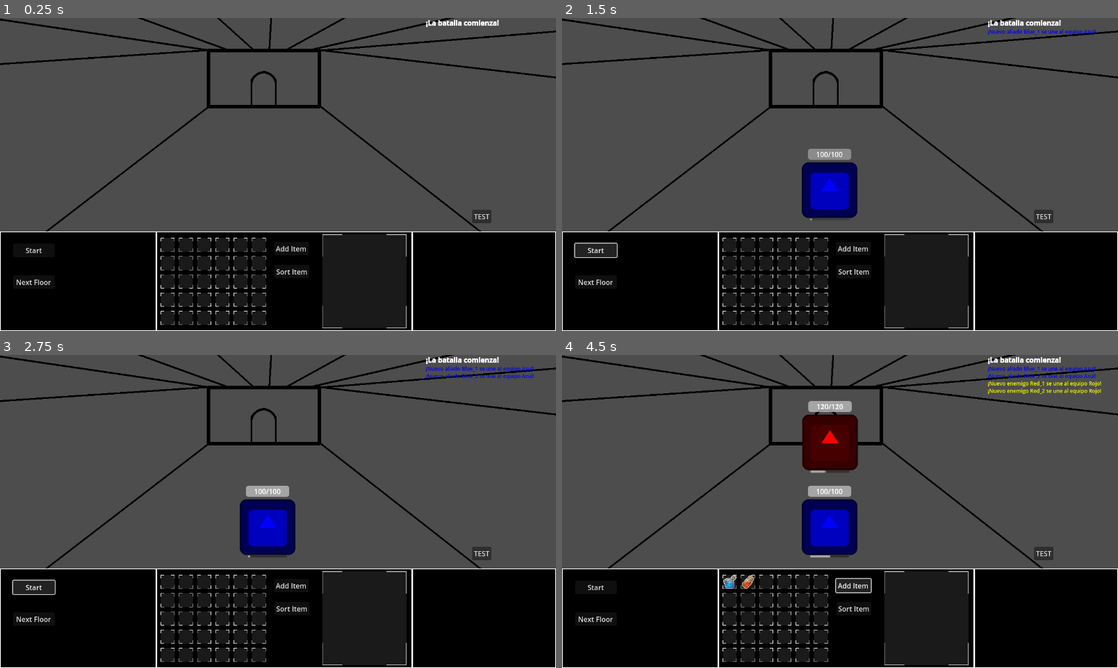
Above: before the commit, frames 1-4 (two rows, left to right).
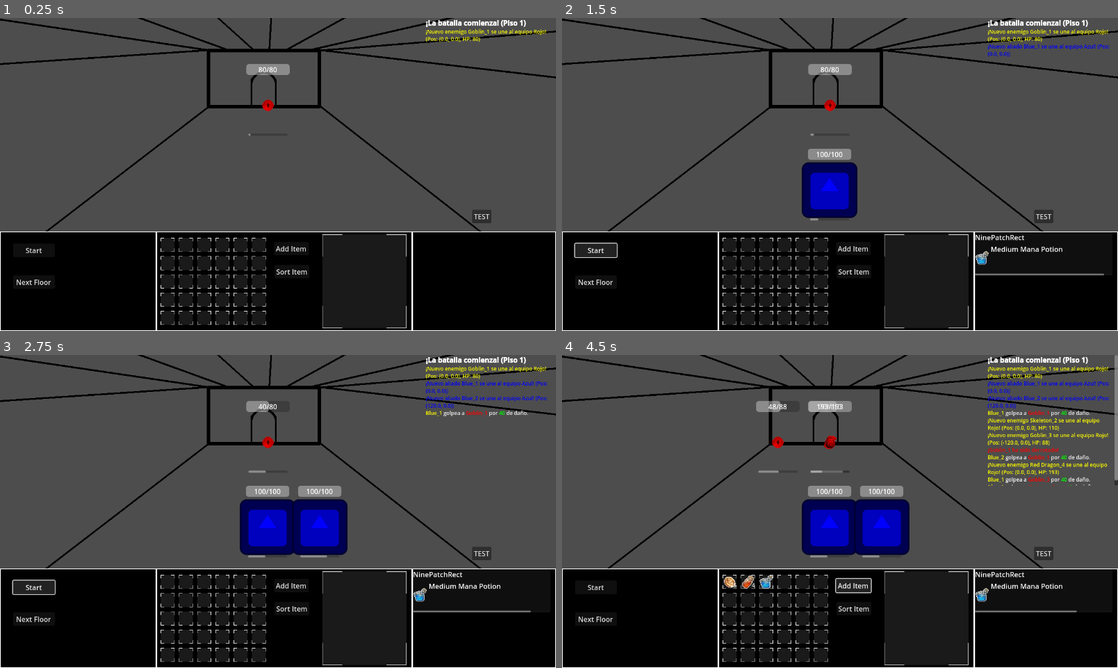
Above: after the commit, the same moments.

Repository: GreyberSojo/DungeonSupplyMaster
Game: Godot game, scene res://scenes/game.tscn
The game is run twice, just before and just after one commit, with the same random seed, the same clock (stepped at 60 frames per second) and the same inputs. The project has no main scene, so this scene is started directly. The engine's default icon, where the game draws it, is replaced by a stand-in: a white triangle on a blue panel in a dark square.
Inputs:
- Up to frame 1 (0.25 s): no input
- Up to frame 2 (1.5 s): click "TEST" at 0.5 s; click "Start" at 1.25 s
- Up to frame 3 (2.75 s): click "Start" at 2 s
- Up to frame 4 (4.5 s): click "Next Floor" at 2.75 s; click "Next Floor" at 3.5 s; click "Add Item" at 4.25 s

The runs differ from the first frame. In frame 1, 0.6% of the frame differs, in the area x 44-99%, y 0-38%; in frame 2, 1.4%; in frame 3, 4.0%; in frame 4, 7.6%, in the area x 29-100%, y 0-83%.

Commit message:
Update related to battle, enemies and drop
Added variety of enemies, just 4 test (with img holder)

Added dynamic spawn, upto 3 mobs and fixed some bugs with floors

Added dynamic drop, now every mob can drop any item and have a % drop rate individually

Modified battle script for adjust to the other changes

Diff:
--- a/resources/Items/medium_mana_potion.tres
+++ b/resources/Items/medium_mana_potion.tres
@@ -12,3 +12,4 @@
 description = "Consume this potion to restore 500 mana"
 max_stack_size = 5
 drop_rate = 25.0
+max_drop_quantity = 5.0
--- a/resources/Items/small_health_potion.tres
+++ b/resources/Items/small_health_potion.tres
@@ -11,5 +11,5 @@
 heal_amount = 50
 description = "Consume this potion to restore 50 hp"
 max_stack_size = 5
-drop_rate = 50.0
-max_drop_quantity = 3.0
+drop_rate = 30.0
+max_drop_quantity = 5.0
--- /dev/null
+++ b/resources/enemies/Goblin.tres
@@ -0,0 +1,27 @@
+[gd_resource type="Resource" script_class="CharacterData" load_steps=5 format=3 uid="uid://d08mf7osajw8g"]
+
+[ext_resource type="Script" uid="uid://coog36aj6jawp" path="res://scripts/battle/CharacterData.gd" id="1_hyma7"]
+[ext_resource type="Resource" uid="uid://dye2q3cen0q8g" path="res://resources/items/cooper_coin.tres" id="1_ke2li"]
+[ext_resource type="Resource" uid="uid://58b8au3khd4i" path="res://resources/items/small_health_potion.tres" id="2_d72mv"]
+[ext_resource type="Texture2D" uid="uid://ba88thsl4j63l" path="res://assets/PixelArt Icons/Monster Part/Monster Eye.png" id="2_ke2li"]
+
+[resource]
+script = ExtResource("1_hyma7")
+name = "Goblin"
+max_hp = 80
+current_hp = 80
+attack_min = 8
+attack_max = 12
+attack_speed = 0.3
+sprite = ExtResource("2_ke2li")
+ai_behavior = "aggressive"
+skills = Array[String](["quick_attack"])
+drop_table = Array[Dictionary]([{
+"drop_rate": 100.0,
+"item": ExtResource("1_ke2li")
+}, {
+"drop_rate": 100.0,
+"item": ExtResource("2_d72mv")
+}])
+is_boss = false
+team = "Red"
--- /dev/null
+++ b/resources/enemies/RedDragon.tres
@@ -0,0 +1,19 @@
+[gd_resource type="Resource" script_class="CharacterData" load_steps=3 format=3 uid="uid://bx61k60xoned4"]
+
+[ext_resource type="Script" uid="uid://coog36aj6jawp" path="res://scripts/battle/CharacterData.gd" id="1_vjwqi"]
+[ext_resource type="Texture2D" uid="uid://bgicnttl6a6kr" path="res://assets/PixelArt Icons/Monster Part/Monster Egg.png" id="2_qlurh"]
+
+[resource]
+script = ExtResource("1_vjwqi")
+name = "Red Dragon"
+max_hp = 160
+current_hp = 160
+attack_min = 20
+attack_max = 30
+attack_speed = 0.3
+sprite = ExtResource("2_qlurh")
+ai_behavior = "boss"
+skills = Array[String](["flame"])
+drop_table = Array[Dictionary]([])
+is_boss = true
+team = "Red"
--- /dev/null
+++ b/resources/enemies/Skeleton.tres
@@ -0,0 +1,23 @@
+[gd_resource type="Resource" script_class="CharacterData" load_steps=4 format=3 uid="uid://dcxax0ytu3xhm"]
+
+[ext_resource type="Resource" uid="uid://dye2q3cen0q8g" path="res://resources/items/cooper_coin.tres" id="2_dr0mn"]
+[ext_resource type="Script" uid="uid://coog36aj6jawp" path="res://scripts/battle/CharacterData.gd" id="4_sloon"]
+[ext_resource type="Texture2D" uid="uid://bswvwvluetuau" path="res://assets/PixelArt Icons/Monster Part/Bone.png" id="5_4pan5"]
+
+[resource]
+script = ExtResource("4_sloon")
+name = "Skeleton"
+max_hp = 100
+current_hp = 100
+attack_min = 6
+attack_max = 8
+attack_speed = 0.5
+sprite = ExtResource("5_4pan5")
+ai_behavior = "healer"
+skills = Array[String]([])
+drop_table = Array[Dictionary]([{
+"drop_rate": 100.0,
+"item": ExtResource("2_dr0mn")
+}])
+is_boss = false
+team = "Red"
--- a/resources/items/cooper_coin.tres
+++ b/resources/items/cooper_coin.tres
@@ -12,5 +12,5 @@
 description = "It must be usefull"
 max_stack_size = 99
 drop_rate = 100.0
-max_drop_quantity = 100.0
+max_drop_quantity = 50.0
 metadata/_custom_type_script = "uid://bqbgy6x26iid"
--- a/scenes/ally.tscn
+++ b/scenes/ally.tscn
@@ -5,11 +5,7 @@
 
 [node name="Ally" type="Node2D"]
 script = ExtResource("1_p4fys")
-max_health = 1000
-health = 1000
-attack_power_min = 20
-attack_power_max = 30
-team = "Blue"
+attack_speed = 1.5
 
 [node name="AttackTimer" type="Timer" parent="."]
 
--- a/scenes/enemy.tscn
+++ b/scenes/enemy.tscn
@@ -1,19 +1,10 @@
-[gd_scene load_steps=9 format=3 uid="uid://bdg2pqgw3hbbr"]
+[gd_scene load_steps=3 format=3 uid="uid://bdg2pqgw3hbbr"]
 
-[ext_resource type="Script" uid="uid://cjkvvhaeel83m" path="res://scripts/battle/character.gd" id="1_md0e3"]
+[ext_resource type="Script" uid="uid://b7qei6jubks42" path="res://scripts/battle/enemy.gd" id="1_md0e3"]
 [ext_resource type="Texture2D" uid="uid://dvn4ewny7euqq" path="res://icon.svg" id="2_4ra3w"]
-[ext_resource type="Script" uid="uid://bqbgy6x26iid" path="res://scripts/ItemData.gd" id="2_nenq2"]
-[ext_resource type="Resource" uid="uid://b0f8w8up0ehvu" path="res://resources/items/medium_health_potion.tres" id="3_md484"]
-[ext_resource type="Resource" uid="uid://bluhmoth3qkq3" path="res://resources/items/medium_mana_potion.tres" id="4_ipns3"]
-[ext_resource type="Resource" uid="uid://58b8au3khd4i" path="res://resources/items/small_health_potion.tres" id="5_8qclf"]
-[ext_resource type="Resource" uid="uid://d0uf5rhmecfhn" path="res://resources/items/small_mana_potion.tres" id="6_w8i8w"]
-[ext_resource type="Resource" uid="uid://dye2q3cen0q8g" path="res://resources/items/cooper_coin.tres" id="7_md484"]
 
 [node name="Enemy" type="Node2D"]
 script = ExtResource("1_md0e3")
-max_health = 1000
-health = 1000
-items_to_drop = Array[ExtResource("2_nenq2")]([ExtResource("3_md484"), ExtResource("4_ipns3"), ExtResource("5_8qclf"), ExtResource("6_w8i8w"), ExtResource("7_md484")])
 
 [node name="AttackTimer" type="Timer" parent="."]
 
--- a/scripts/RequestBox.gd
+++ b/scripts/RequestBox.gd
@@ -42,8 +42,10 @@
 					print("El ítem soltado (", item_data.item_id,
 						  ") no coincide con el requerido (", req_data.item_id, ")")
 
-func _on_button_pressed(_name):
+func _on_button_pressed():
+	var _name = name
 	var _new_request = RequestManager.create_request("random_request", _name)
 
 #func _on_battle_create_request() -> void:
-#	var _new_request = RequestManager.create_request()
+#	var _name = name
+#	var _new_request = RequestManager.create_request("random_request", _name)
--- /dev/null
+++ b/scripts/battle/CharacterData.gd
@@ -0,0 +1,15 @@
+# CharacterData.gd
+class_name CharacterData extends Resource
+
+@export var name: String
+@export var max_hp: int
+@export var current_hp: int
+@export var attack_min: int
+@export var attack_max: int
+@export var attack_speed: float
+@export var sprite: Texture2D
+@export_enum("aggressive", "defensive", "healer", "boss") var ai_behavior: String = "Boss"
+@export var skills: Array[String]  # Lista de habilidades (puedes expandir con un recurso Skill)
+@export var drop_table: Array[Dictionary]  # Reutilizamos tu sistema de drops
+@export var is_boss: bool = false
+@export_enum("Red", "Blue") var team: String = "Red"
--- a/scripts/battle/battle.gd
+++ b/scripts/battle/battle.gd
@@ -13,37 +13,135 @@
 var battle_time: float = 0.0
 var battle_over: bool = false
 var red_team_count: int = 0
-var blue_team_count: int = 0  # Counter for blue team UI indices
+var blue_team_count: int = 0
+var enemies_database: Array[CharacterData] = []
+var boss_database: Array[CharacterData] = []
+var current_floor: int = 1
+
+# Spawn positions to avoid overlap
+var spawn_positions: Array[Vector2] = [
+	Vector2(0, 0),    # Enemy 1
+	Vector2(-120, 0), # Enemy 2
+	Vector2(120, 0)   # Enemy 3
+]
 
 const ITEMS_PATH = "res://resources/items/"
 
 signal create_request
 
 func _ready():
+	load_enemies_database()
+	load_boss_database()
+
 	red_team = team_red.get_children()
 	blue_team = team_blue.get_children()
-	red_team_count = red_team.size()  # Initialize counter
-	blue_team_count = blue_team.size()  # Initialize counter
+	red_team_count = red_team.size()
+	blue_team_count = blue_team.size()
 
 	_requests.connect("heal", Callable(self, "_on_heal"))
 
 	battle_log.bbcode_enabled = true
-	battle_log.append_text("[b][color=white]¡La batalla comienza![/color][/b]\n")
-	# Initialize characters (signal connections only)
+	battle_log.append_text("[b][color=white]¡La batalla comienza! (Piso %d)[/color][/b]\n" % current_floor)
+
 	for char in red_team + blue_team:
 		char.connect("defeated", Callable(self, "_on_character_defeated").bind(char))
-		char.connect("attacked", Callable(self, "_on_character_attacked").bind(char))
+		char.connect("attacked", Callable(self, "_on_character_attacked"))
 		char.connect("create_req", Callable(self, "_on_create_req"))
 		char.connect("drop", Callable(self, "_on_drop"))
 
-
-func _process(delta):
-	if not battle_over:
-		battle_time += delta
+	spawn_initial_enemies()
+
+func load_enemies_database():
+	enemies_database.append(load("res://resources/enemies/Goblin.tres"))
+	enemies_database.append(load("res://resources/enemies/Skeleton.tres"))
+
+func load_boss_database():
+	boss_database.append(load("res://resources/enemies/RedDragon.tres"))
+
+func is_boss_floor() -> bool:
+	return current_floor % 3 == 0
+
+func get_difficulty_multiplier() -> Dictionary:
+	var hp_multiplier = pow(1.1, current_floor - 1)  # 10% HP increase per floor
+	var attack_multiplier = pow(1.05, current_floor - 1)  # 5% attack increase per floor
+	print("Floor %d: HP multiplier=%.2f, Attack multiplier=%.2f" % [
+		current_floor, hp_multiplier, attack_multiplier
+	])
+	return {
+		"hp": hp_multiplier,
+		"attack": attack_multiplier
+	}
+
+func spawn_initial_enemies():
+	if is_boss_floor():
+		create_opponent(boss_database[randi() % boss_database.size()], 0)
+		battle_log.append_text("[color=red]¡Un poderoso jefe aparece![/color]\n")
+	else:
+		var enemy_count = randi_range(1, 3)  # Max 3 enemies
+		var used_enemies: Array[CharacterData] = []
+		for i in enemy_count:
+			var available_enemies = enemies_database.filter(func(e): return e not in used_enemies)
+			if available_enemies.is_empty():
+				available_enemies = enemies_database
+			var enemy_data = available_enemies[randi() % available_enemies.size()]
+			create_opponent(enemy_data, i)
+			used_enemies.append(enemy_data)
+
+func create_opponent(specific_enemy: CharacterData = null, position_index: int = 0):
+	var enemy_data: CharacterData
+	if specific_enemy:
+		enemy_data = specific_enemy
+	else:
+		enemy_data = enemies_database[randi() % enemies_database.size()]
+
+	var enemy = ENEMY.instantiate()
+	red_team_count += 1
+	enemy.name = enemy_data.name + "_" + str(red_team_count)
+	enemy.team = "Red"
+	enemy.data = enemy_data
+	var multipliers = get_difficulty_multiplier()
+	# Debug base and scaled stats
+	print("Base stats for %s: max_hp=%d, current_hp=%d, attack_min=%d, attack_max=%d" % [
+		enemy_data.name, enemy_data.max_hp, enemy_data.current_hp,
+		enemy_data.attack_min, enemy_data.attack_max
+	])
+	enemy.max_health = int(enemy_data.max_hp * multipliers.hp)
+	enemy.health = int(enemy_data.current_hp * multipliers.hp)
+	enemy.attack_power_min = int(enemy_data.attack_min * multipliers.attack)
+	enemy.attack_power_max = int(enemy_data.attack_max * multipliers.attack)
+	enemy.attack_speed = enemy_data.attack_speed  # No speed scaling
+	enemy.ui_index = red_team_count
+	enemy.update_ui()
+
+	# Assign position to avoid overlap
+	if position_index < spawn_positions.size():
+		enemy.position = spawn_positions[position_index]
+	else:
+		enemy.position = spawn_positions[0]
+
+	if enemy_data.sprite:
+		enemy.get_node("Sprite2D").texture = enemy_data.sprite
+
+	team_red.add_child(enemy)
+	red_team.append(enemy)
+
+	print("%s (Floor %d): HP=%d, Attack=%d-%d, Speed=%f" % [
+		enemy.name, current_floor, enemy.health,
+		enemy.attack_power_min, enemy.attack_power_max, enemy.attack_speed
+	])
+	enemy.connect("defeated", Callable(self, "_on_character_defeated").bind(enemy))
+	enemy.connect("attacked", Callable(self, "_on_character_attacked"))
+	enemy.connect("drop", Callable(self, "_on_drop"))
+
+	battle_log.append_text("[color=yellow]¡Nuevo enemigo %s se une al equipo Rojo! (Pos: %s, HP: %d)[/color]\n" % [
+		enemy.name, enemy.position, enemy.health
+	])
 
 func _on_character_attacked(opponent, damage, character):
 	if opponent != null:
-		var log_text = "[color=yellow]%s[/color] golpea a [color=red]%s[/color] por [color=green]%d[/color] de daño.\n" % [character.name, opponent.name, damage]
+		var log_text = "[color=yellow]%s[/color] golpea a [color=red]%s[/color] por [color=green]%d[/color] de daño.\n" % [
+			character.name, opponent.name, damage
+		]
 		battle_log.append_text(log_text)
 
 func _on_character_defeated(defeated_character):
@@ -66,54 +164,30 @@
 		battle_over = true
 		stop_all_timers()
 
-func _on_drop(loot_items: Array[ItemData]) -> void:
+# Battle.gd (only showing modified functions)
+func _on_drop(loot_items: Array[Dictionary]) -> void:
 	if loot_items.is_empty():
 		print("No hay ítems para dropear")
 		return
 
 	for loot in loot_items:
 		if try_drop_item(loot):
-			var quantity = randf_range(1, loot.max_drop_quantity)
-			var item_added = InventoryManager.add_item(loot, quantity)
-			print("cayo! ", loot.item_name)
+			var quantity = randf_range(1, loot.item.max_drop_quantity)
+			var item_added = InventoryManager.add_item(loot.item, quantity)
+			print("cayó! ", loot.item.item_name)
 		else:
-			print(loot.item_name, ", no cayo")
-
-func try_drop_item(item: ItemData) -> bool:
+			print(loot.item.item_name, ", no cayó")
+
+func try_drop_item(loot: Dictionary) -> bool:
 	var chance = randf() * 100.0
 	var enemy = team_red.get_child(0)
-	print(chance, ", chance, and: ", item.drop_rate)
-	if enemy && enemy.type_enemy == "Boss":
-		chance = chance -15;
-		print(chance, ", chance, and: ", item.drop_rate)
-	return chance <= item.drop_rate
+	if enemy && enemy.data.is_boss:
+		chance -= 15  # Boss penalty
+	return chance <= loot.drop_rate
 
 func stop_all_timers():
 	for char in red_team + blue_team:
 		char.attack_timer.stop()
-
-func create_opponent():
-	var enemy = ENEMY.instantiate()
-	red_team_count += 1
-	enemy.name = "Red_" + str(red_team_count)
-	enemy.team = "Red"
-	enemy.max_health = randi_range(80, 120)  # 80-120
-	enemy.health = enemy.max_health
-	enemy.attack_power_min = randi_range(6, 10)  # 8-12
-	enemy.attack_power_max = enemy.attack_power_min + randi_range(0, 4)  # Hasta +2
-	enemy.attack_speed = randi_range(2, 4) / 10.0  # 0.2, 0.3, o 0.4
-	enemy.ui_index = red_team_count
-
-	# Add to TeamRed and red_team
-	team_red.add_child(enemy)
-	red_team.append(enemy)
-
-	# Connect signals
-	enemy.connect("defeated", Callable(self, "_on_character_defeated").bind(enemy))
-	enemy.connect("attacked", Callable(self, "_on_character_attacked").bind(enemy))
-	enemy.connect("drop", Callable(self, "_on_drop"))
-
-	battle_log.append_text("[color=yellow]¡Nuevo enemigo %s se une al equipo Rojo![/color]\n" % [enemy.name])
 
 func create_ally():
 	var ally = ALLY.instantiate()
@@ -124,29 +198,41 @@
 	ally.health = 100
 	ally.attack_power_min = 40
 	ally.attack_power_max = 40
-	ally.attack_speed = 0.3
+	ally.attack_speed = 1
 	ally.ui_index = blue_team_count
-
-	# Add to TeamBlue and blue_team
+	ally.position = Vector2(0 + (blue_team_count - 1) * 120, 0)
+
 	team_blue.add_child(ally)
 	blue_team.append(ally)
 
-	# Connect signals
 	ally.connect("defeated", Callable(self, "_on_character_defeated").bind(ally))
-	ally.connect("attacked", Callable(self, "_on_character_attacked").bind(ally))
+	ally.connect("attacked", Callable(self, "_on_character_attacked"))
 	ally.connect("create_hp_request", Callable(self, "_on_create_hp_request"))
 	ally.connect("create_random_request", Callable(self, "_on_create_random_request"))
 
-	battle_log.append_text("[color=blue]¡Nuevo aliado %s se une al equipo Azul![/color]\n" % [ally.name])
-
+	battle_log.append_text("[color=blue]¡Nuevo aliado %s se une al equipo Azul! (Pos: %s)[/color]\n" % [
+		ally.name, ally.position
+	])
 
 func _on_heal(heal_amount) -> void:
-	# Broadcast heal signal to all characters
 	for char in blue_team:
 		char._on_battle_heal(heal_amount)
 
 func _on_create_enemy_pressed() -> void:
-	create_opponent()
+	current_floor += 1
+	print("Starting battle on floor %d" % current_floor)
+	if is_boss_floor():
+		create_opponent(boss_database[randi() % boss_database.size()], 0)
+	else:
+		var enemy_count = randi_range(1, 3)  # Max 3 enemies
+		var used_enemies: Array[CharacterData] = []
+		for i in enemy_count:
+			var available_enemies = enemies_database.filter(func(e): return e not in used_enemies)
+			if available_enemies.is_empty():
+				available_enemies = enemies_database
+			var enemy_data = available_enemies[randi() % available_enemies.size()]
+			create_opponent(enemy_data, i)
+			used_enemies.append(enemy_data)
 
 func _on_create_ally_pressed() -> void:
 	create_ally()
@@ -156,3 +242,6 @@
 
 func _on_create_random_request(_name) -> void:
 	var _new_request = RequestManager.create_request("random_request", _name)
+
+func _on_create_req(character):
+	pass
--- a/scripts/battle/character.gd
+++ b/scripts/battle/character.gd
@@ -2,7 +2,7 @@
 extends Node2D
 
 signal defeated
-signal attacked(opponent, damage)
+signal attacked(opponent, damage, character)
 signal health_changed(new_health)
 signal create_hp_request
 signal create_random_request
@@ -80,7 +80,7 @@
 		flash_attack()
 		var damage = randi_range(attack_power_min, attack_power_max)
 		opponent.take_damage(damage)
-		emit_signal("attacked", opponent, damage)
+		emit_signal("attacked", opponent, damage, self)
 
 func take_damage(damage: int):
 	flash_damage()
--- /dev/null
+++ b/scripts/battle/enemy.gd
@@ -0,0 +1,186 @@
+# Character.gd
+extends Node2D
+
+signal defeated
+signal attacked(opponent, damage, character)
+signal health_changed(new_health)
+signal create_hp_request
+signal create_random_request
+signal drop
+
+# Reemplazamos las propiedades individuales por un recurso CharacterData
+var data: CharacterData
+
+# Variables que se inicializan desde el recurso
+var max_health: int
+var health: int
+var attack_power_min: int
+var attack_power_max: int
+var attack_speed: float
+var type_enemy: String
+var team: String
+var ui_index: int
+var items_to_drop: Array[Dictionary] = []
+
+var opponent = null
+@onready var sprite: Sprite2D = $Sprite2D
+@onready var attack_timer: Timer = $AttackTimer
+var health_bar: ProgressBar = null
+var health_label: Label = null
+var cooldown_bar: ProgressBar = null
+
+func _ready():
+	# Inicializar desde el recurso CharacterData
+	if data:
+		attack_power_min = data.attack_min
+		attack_power_max = data.attack_max
+		attack_speed = data.attack_speed
+		type_enemy = "Boss" if data.is_boss else "Normal"
+		team = data.team if data.team else "Red"  # Por defecto, enemigos son Red
+		items_to_drop = data.drop_table
+		if data.sprite:
+			sprite.texture = data.sprite
+
+	attack_timer.wait_time = 1.0 / attack_speed
+	attack_timer.one_shot = false
+	attack_timer.connect("timeout", _on_attack_timer_timeout)
+	attack_timer.start()
+
+	if team == "Red":
+		sprite.modulate = Color(1, 0, 0)
+	elif team == "Blue":
+		sprite.modulate = Color(0, 0, 1)
+
+	# Configurar UI
+	setup_ui()
+	# Asignar oponente
+	assign_opponent()
+
+func setup_ui():
+	# Mantener tu lógica de UI
+	var ui_path = "/root/Game/Battle/Team" + team + "/" + data.name + "_" + str(ui_index) + "/UI/"
+	health_bar = get_node_or_null(ui_path + "HealthBar")
+	health_label = get_node_or_null(ui_path + "HealthLabel")
+	cooldown_bar = get_node_or_null(ui_path + "CooldownBar")
+
+	if health_bar and health_label and cooldown_bar:
+		health_bar.max_value = max_health
+		health_bar.value = health
+		health_label.text = "%d/%d" % [health, max_health]
+		cooldown_bar.value = attack_speed
+	else:
+		print("Error: No se encontraron nodos UI para ", name)
+
+func _process(delta):
+	# Actualizar barra de enfriamiento
+	if cooldown_bar:
+		cooldown_bar.value = get_cooldown_progress()
+	if opponent == null:
+		assign_opponent()
+		attack_timer.start()
+
+func assign_opponent():
+	var battle = get_node("/root/Game/Battle")
+	var opposing_team = battle.blue_team if team == "Red" else battle.red_team
+	if opposing_team.size() > 0:
+		# Seleccionar oponente según comportamiento de IA
+		match data.ai_behavior:
+			"aggressive":
+				# Elegir al enemigo con menos vida
+				opponent = opposing_team.reduce(func(min_hp_char, char): return char if char.health < min_hp_char.health else min_hp_char, opposing_team[0])
+			_:
+				# Por defecto, seleccionar aleatoriamente
+				opponent = opposing_team[randi() % opposing_team.size()]
+	else:
+		opponent = null
+		attack_timer.stop()
+
+func _on_attack_timer_timeout():
+	if opponent == null or opponent.health <= 0:
+		assign_opponent()
+		return
+
+	# Comportamiento según ai_behavior
+	match data.ai_behavior:
+		"aggressive":
+			# Atacar al oponente con menos vida
+			flash_attack()
+			var damage = randi_range(attack_power_min, attack_power_max)
+			opponent.take_damage(damage)
+			emit_signal("attacked", opponent, damage, self)
+		"defensive":
+			# Curarse un poco
+			flash_attack()
+			health += 5  # Ejemplo: curarse 5 HP
+			health = min(health, max_health)
+			update_ui()
+			emit_signal("health_changed", health)
+			print("%s se cura 5 HP (defensive)" % name)
+		"healer":
+			# Curar al aliado con menos vida
+			var battle = get_node("/root/Game/Battle")
+			var allies = battle.red_team if team == "Red" else battle.blue_team
+			if allies.size() > 0:
+				var weakest_ally = allies.reduce(func(min_hp_char, char): return char if char.health < min_hp_char.health else min_hp_char, allies[0])
+				if weakest_ally and weakest_ally.health > 0:
+					flash_attack()
+					weakest_ally.health += 10  # Ejemplo: curar 10 HP
+					weakest_ally.health = min(weakest_ally.health, weakest_ally.max_health)
+					weakest_ally.update_ui()
+					print("%s cura a %s por 10 HP (healer)" % [name, weakest_ally.name])
+		"boss":
+			# Ataque de área a todos los oponentes
+			flash_attack()
+			var battle = get_node("/root/Game/Battle")
+			var opposing_team = battle.blue_team if team == "Red" else battle.red_team
+			for target in opposing_team:
+				if target.health > 0:
+					var damage = randi_range(attack_power_min, attack_power_max)
+					target.take_damage(damage)
+					emit_signal("attacked", target, damage, self)
+			print("%s usa ataque de área (boss)" % name)
+
+func take_damage(damage: int):
+	flash_damage()
+	health -= damage
+	if health > max_health * 0.5:
+		var random_request = randi_range(1, 10)
+		if random_request == 1:
+			emit_signal("create_random_request", name)
+	else:
+		emit_signal("create_hp_request", name)
+	if health <= 0:
+		health = 0
+		emit_signal("defeated")
+		emit_signal("drop", data.drop_table)
+		attack_timer.stop()
+
+	emit_signal("health_changed", health)
+	update_ui()
+
+func update_ui():
+	if health_bar and health_label:
+		health_bar.value = health
+		health_label.text = "%d/%d" % [health, max_health]
+
+func flash_attack():
+	var original_color = sprite.modulate
+	sprite.modulate = Color(1, 1, 0)
+	await get_tree().create_timer(0.1).timeout
+	sprite.modulate = original_color
+
+func flash_damage():
+	var original_color = sprite.modulate
+	sprite.modulate = Color(1, 1, 1)
+	await get_tree().create_timer(0.1).timeout
+	sprite.modulate = original_color
+
+func get_cooldown_progress() -> float:
+	return clamp(1.0 - (attack_timer.time_left / attack_timer.wait_time), 0.0, 1.0)
+
+func _on_battle_heal(heal_amount) -> void:
+	health += heal_amount
+	if health > max_health:
+		health = max_health
+	emit_signal("health_changed", health)
+	update_ui()
Not shown, added: scripts/battle/CharacterData.gd.uid
Not shown, added: scripts/battle/enemy.gd.uid
Not shown, added: scenes/game.tscn21108062429.tmp
